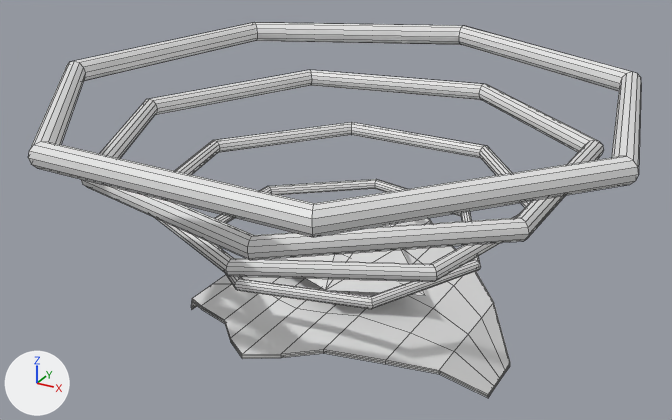
What one commit did to the OBJ model Assets/Models/RightShoulder/epaule_0004.obj.
Camera for both pictures: a camera (50 mm lens) standing at (0.418, -0.775, 0.467) and looking at (-0.013, 0.009, 0.075). Arrows for +X, +Y and +Z are at lower left; the lights stay in place. Mesh edges are drawn as thin lines. Where no turn or scale is listed for an object, it has been applied to the vertices.

Before the edit, the objects in view are built like this:
```python
me_epaule_0004 = bpy.data.meshes.new('epaule_0004')
me_epaule_0004.from_pydata(...)  # 508 vertices, 508 faces; spans x -0.302..0.299, y -0.281..0.309, z -0.07..0.215
ob_epaule_0004 = bpy.data.objects.new('epaule_0004', me_epaule_0004)
ob_epaule_0004.location = (0.0, 0.0, 0.0)
```
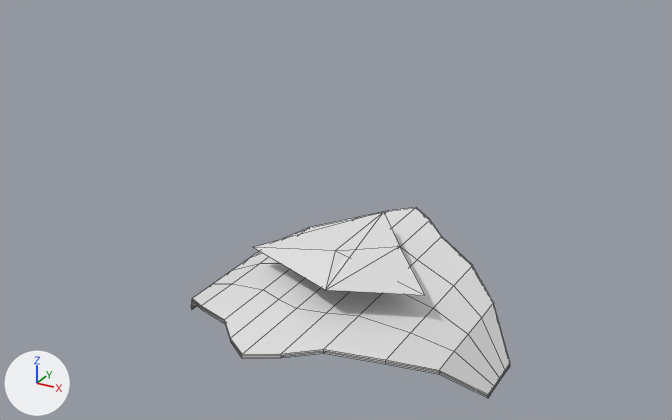
What differs and where, as boxes (x1, y1, x2, y2) in the pictures (672 x 420 px):
'epaule_0004', reshaped (48% narrower, 49% shorter): before (28, 22, 641, 398); after (191, 207, 510, 398)
part 1 of me_epaule_0004, deleted: before (215, 179, 481, 309)
part 2 of me_epaule_0004, deleted: before (154, 122, 531, 282)
part 3 of me_epaule_0004, deleted: before (28, 22, 641, 237)
part 4 of me_epaule_0004, deleted: before (81, 70, 604, 260)

Patch to the scene script:
```diff
--- a/Assets/Models/RightShoulder/epaule_0004.obj.py
+++ b/Assets/Models/RightShoulder/epaule_0004.obj.py
@@ me_epaule_0004 @@
 me_epaule_0004.from_pydata(...)  # 508 vertices, 508 faces; spans x -0.302..0.299, y -0.281..0.309, z -0.07..0.215
 # used by ob_epaule_0004; location = (0.0, 0.0, 0.0)
+# me_epaule_0004 part 1: the loose piece of 84 vertices spanning x -0.137..0.152, y -0.148..0.148, z 0.047..0.059 is deleted
+# me_epaule_0004 part 2: the loose piece of 84 vertices spanning x -0.199..0.199, y -0.204..0.185, z 0.095..0.111 is deleted
+# me_epaule_0004 part 3: the loose piece of 84 vertices spanning x -0.302..0.299, y -0.281..0.309, z 0.191..0.215 is deleted
+# me_epaule_0004 part 4: the loose piece of 84 vertices spanning x -0.256..0.233, y -0.251..0.249, z 0.143..0.163 is deleted
```
